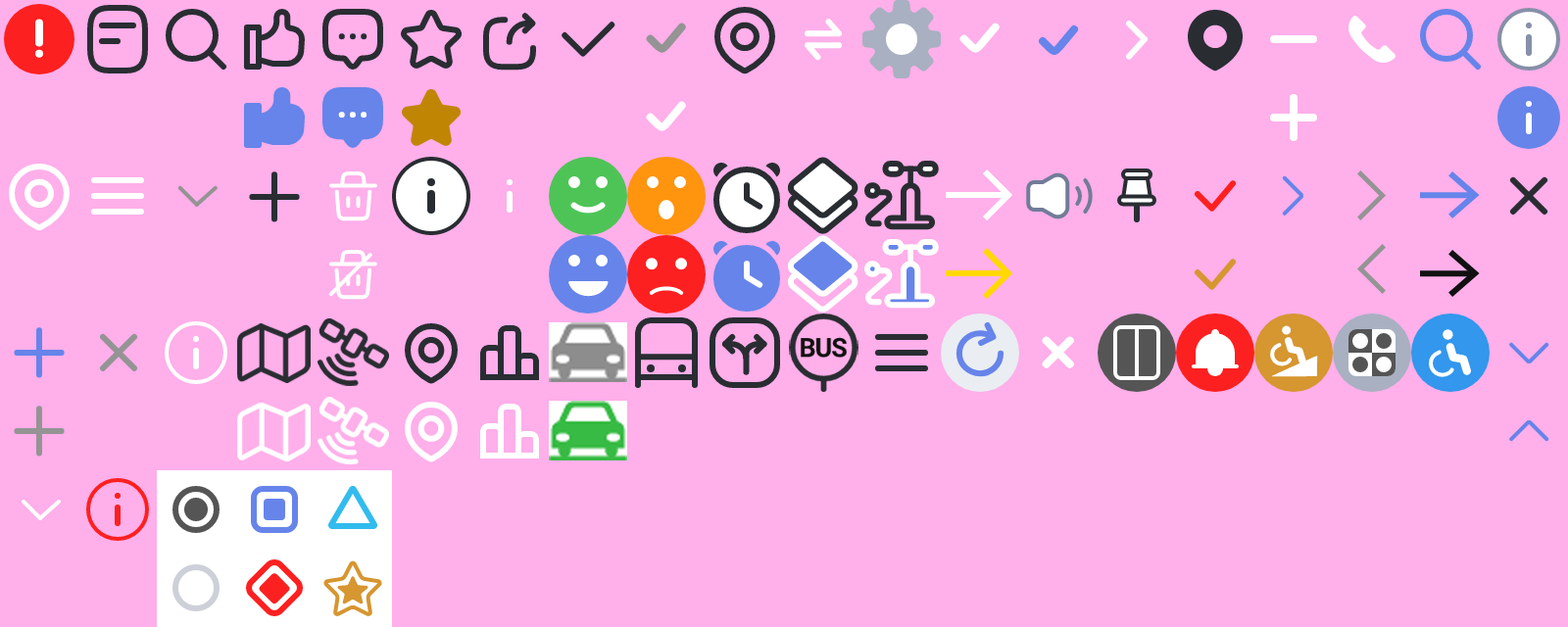
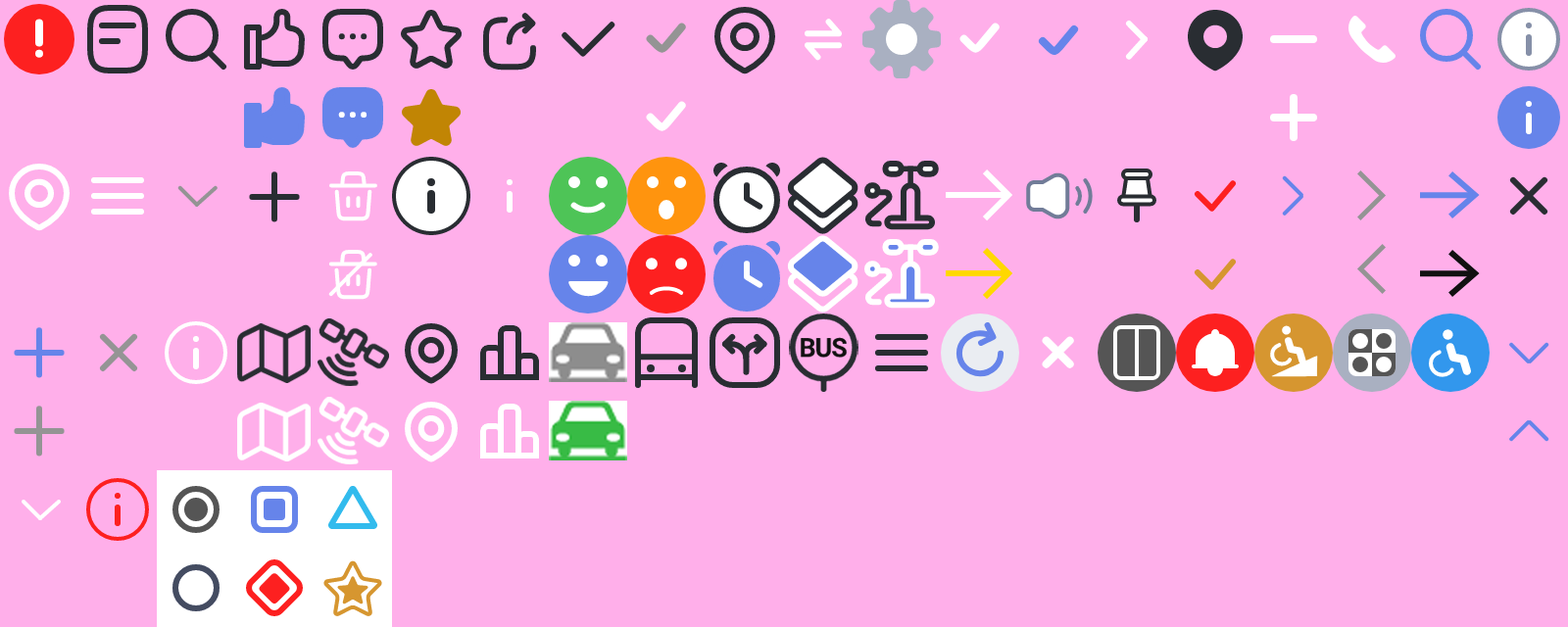
Layer changes from the first 1568px x 627px image to the second:
painted on "레이어 16" over [172, 564, 220, 612]
